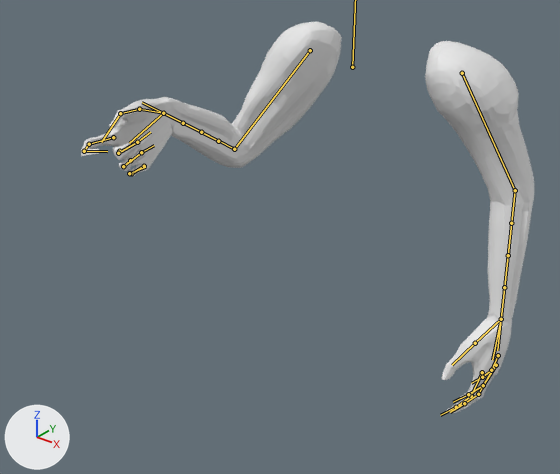
The FBX model Animations/Player/Character/SK_FP_Move_Backward.fbx: old version first, new version second.
Camera for both pictures: a 50 mm lens placed at (1.321, -2.172, 1.552), pointed at (-0.041, -0.47, 0.496). The axes (+X, +Y, +Z) are drawn at lower left. The lights are the same throughout. The older version comes first. Both versions are drawn at frame 55 of the action 'Scene'; the numbers are the values there. The bones that change, and the others that lie on the model, are drawn over the model as lines.

The first picture shows 'Arms_objects'.
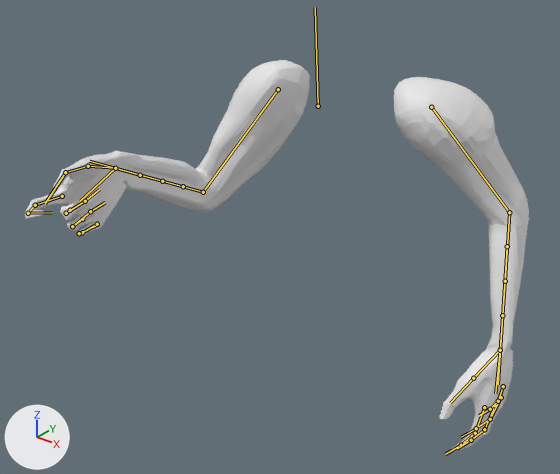
Commit message: make movement blend apply to left arm too

What the commit changed:
Bone 'Root' (bone_root) moves from (0.0, 0.0, 0.0) to (0.0, -0.084, 0.178).
Bone 'Root' (bone_root) turns from (0, 0, 0) to (0, 0, 3) degrees about its own x, y and z.
Bone 'Upper_R' (bone_upper_r) turns from (-48, 22, -12) to (-50, 22, -12) degrees about its own x, y and z.
Bone 'Lower_R' (bone_lower_r) turns from (-55, -6, -12) to (-50, -5, -11) degrees about its own x, y and z.
Bone 'Hand_R' (bone_hand_r) turns from (59, 4, 24) to (56, 6, 23) degrees about its own x, y and z.
Bone 'Upper_L' (bone_upper_l) turns from (-1, 7, -2) to (6, 1, -6) degrees about its own x, y and z.
Bone 'Lower_L' (bone_lower_l) turns from (0, 0, 0) to (-14, 0, 3) degrees about its own x, y and z.
Bone 'Lower_Twist_1_L' (bone_lower_twist_1_l) turns from (0, 0, 0) to (0, -16, 0) degrees about its own x, y and z.
Bone 'Lower_Twist_2_L' (bone_lower_twist_2_l) turns from (0, 0, 0) to (0, -20, 0) degrees about its own x, y and z.
Bone 'Lower_Twist_3_L' (bone_lower_twist_3_l) turns from (0, 0, 0) to (0, -23, 0) degrees about its own x, y and z.
Bone 'Lower_Twist_4_L' (bone_lower_twist_4_l) turns from (0, 0, 0) to (0, -28, 0) degrees about its own x, y and z.
Bone 'Hand_L' (bone_hand_l) turns from (-2, -7, -2) to (10, -2, 0) degrees about its own x, y and z.

Location of each change, [x1, y1, x2, y2] in pixels of the pictures (560 x 474 px):
'Arms_objects', posed (11% wider)
    before: [81, 22, 535, 414]
    after: [25, 60, 529, 452]
bone 'Upper_R', root to tip
    before: (310, 50) to (234, 149)
    after: (278, 89) to (203, 192)
bone 'Lower_R', root to tip
    before: (234, 149) to (201, 132)
    after: (203, 192) to (162, 181)
bone 'Hand_R', root to tip
    before: (163, 113) to (129, 143)
    after: (115, 168) to (80, 201)
bone 'Upper_L', root to tip
    before: (462, 73) to (515, 190)
    after: (431, 107) to (509, 212)
bone 'Lower_L', root to tip
    before: (515, 190) to (508, 255)
    after: (509, 212) to (505, 281)
bone 'Lower_Twist_1_L', root to tip
    before: (515, 190) to (508, 255)
    after: (509, 212) to (505, 281)
bone 'Lower_Twist_2_L', root to tip
    before: (511, 223) to (504, 287)
    after: (507, 246) to (502, 315)
bone 'Lower_Twist_3_L', root to tip
    before: (508, 255) to (501, 319)
    after: (505, 281) to (500, 350)
bone 'Lower_Twist_4_L', root to tip
    before: (504, 287) to (497, 350)
    after: (502, 315) to (498, 384)
bone 'Hand_L', root to tip
    before: (501, 319) to (492, 360)
    after: (500, 350) to (495, 393)
